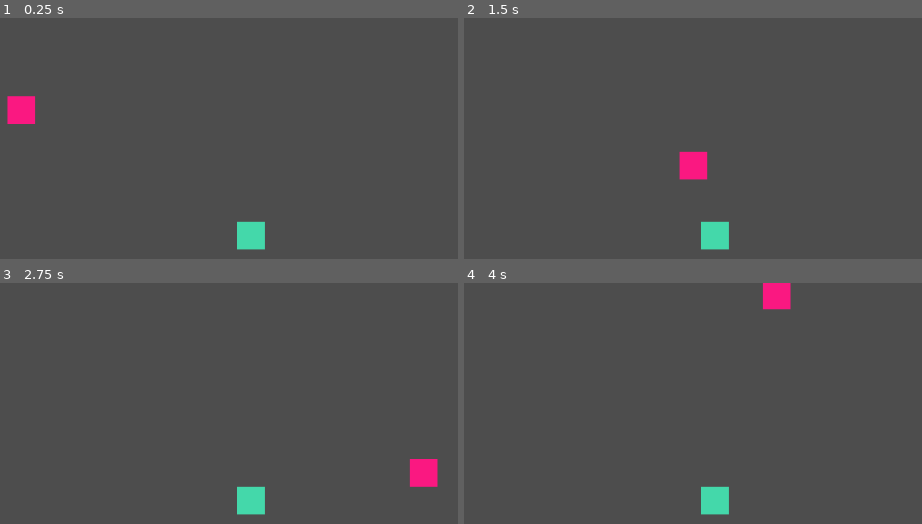
Above: before the commit, frames 1-4 (two rows, left to right).
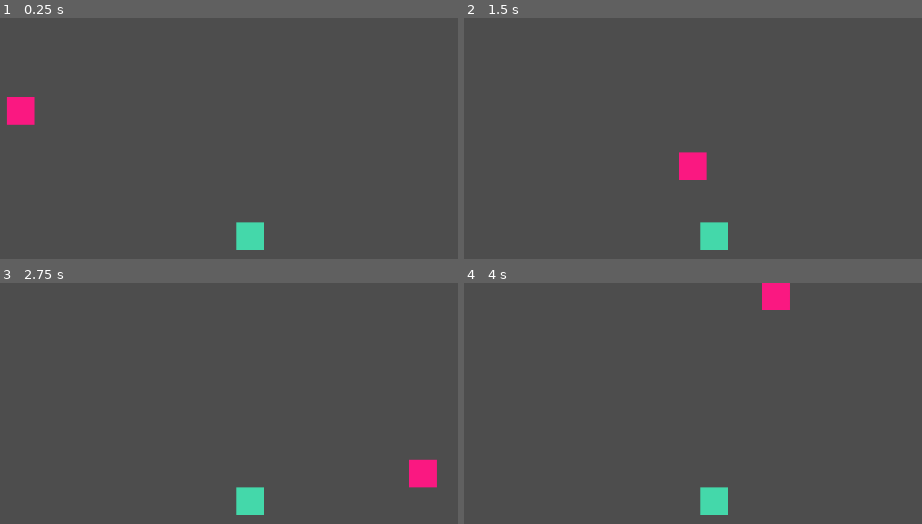
Above: after the commit, the same moments.

Repository: dead-rabbit-studio/hell-scout
Game: Godot game, scene res://main_game.tscn
Two runs of this game, one before a commit and one after it. Both use one fixed random seed, a clock stepped at 60 frames per second and the inputs below.
Inputs:
- Up to frame 1 (0.25 s): no input
- Up to frame 2 (1.5 s): tap Enter at 0.5 s; hold Right (move_right) 0.53-1.28 s; hold Down (move_down) from 1.28 s (still down)
- Up to frame 3 (2.75 s): tap Space at 2 s; release Down (move_down) at 2.03 s; hold Right (move_right) from 2.03 s (still down)
- Up to frame 4 (4 s): release Right (move_right) at 2.78 s; hold Up (move_up) 2.78-3.53 s; hold Left (move_left) from 3.53 s (still down)

The runs differ from the first frame. In frame 1, 0.2% of the frame differs, in the area x 1-58%, y 32-97%; in frame 2, 0.3%, in the area x 46-58%, y 55-97%; in frame 3, 0.2%; in frame 4, 0.2%.

Commit message:
feat: add a camera

Diff:
--- a/main_game.tscn
+++ b/main_game.tscn
@@ -1,7 +1,8 @@
-[gd_scene load_steps=6 format=3 uid="uid://deqtmks54a4u7"]
+[gd_scene load_steps=7 format=3 uid="uid://deqtmks54a4u7"]
 
 [ext_resource type="PackedScene" uid="uid://xse6umb621tq" path="res://player.tscn" id="1_4phlm"]
 [ext_resource type="PackedScene" uid="uid://vmf48gd83jhq" path="res://creeper.tscn" id="2_hbyw4"]
+[ext_resource type="Script" path="res://Gun.gd" id="2_jqwt4"]
 
 [sub_resource type="PhysicsMaterial" id="PhysicsMaterial_d1161"]
 
@@ -12,6 +13,9 @@
 size = Vector2(20, 666.5)
 
 [node name="Main Game" type="Node2D"]
+
+[node name="Camera2D" type="Camera2D" parent="."]
+position = Vector2(577, 323)
 
 [node name="Level" type="Node2D" parent="."]
 
@@ -41,5 +45,8 @@
 [node name="Player" parent="Level" instance=ExtResource("1_4phlm")]
 position = Vector2(253, 113)
 
+[node name="Gun" type="Node" parent="Level/Player"]
+script = ExtResource("2_jqwt4")
+
 [node name="Creeper" parent="." instance=ExtResource("2_hbyw4")]
 position = Vector2(584, 294)
